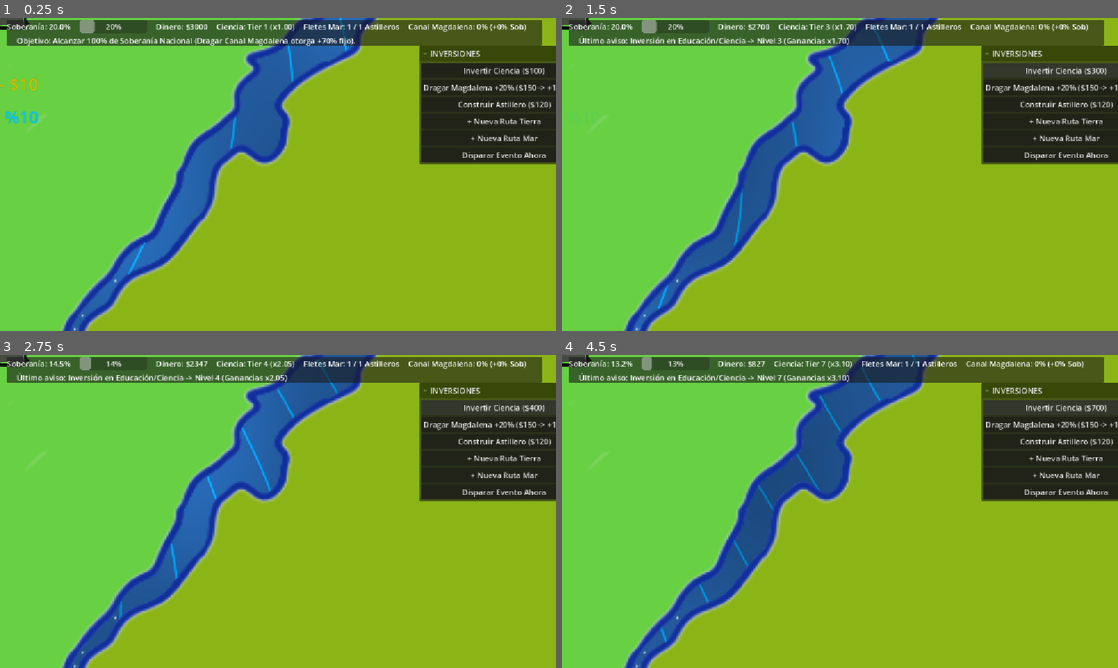
Above: before the commit, frames 1-4 (two rows, left to right).
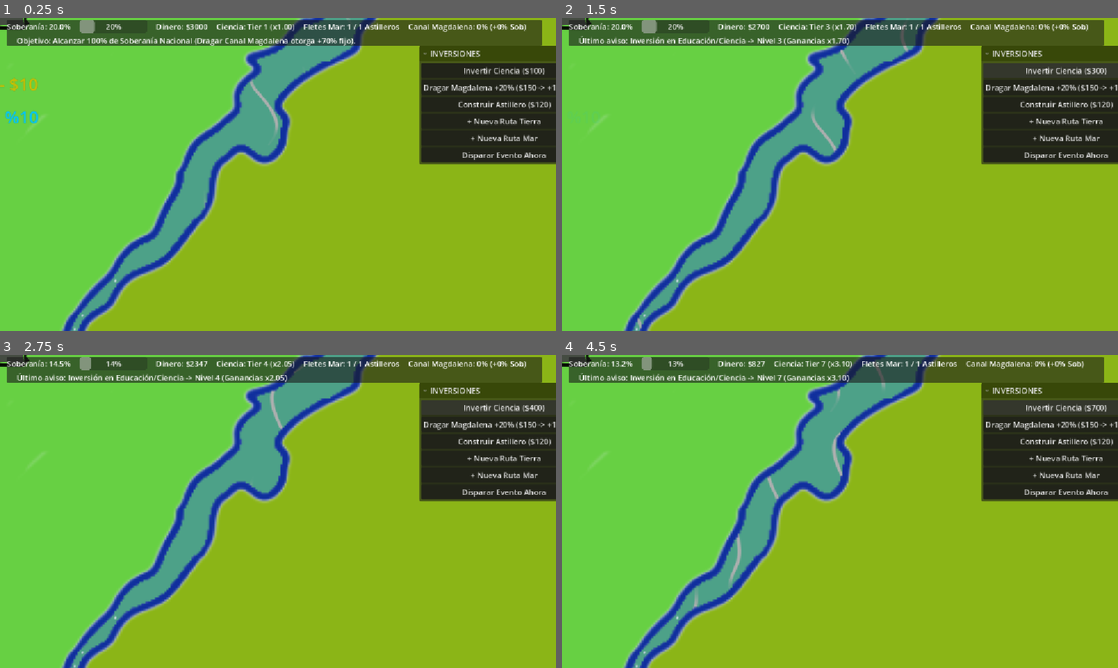
Above: after the commit, the same moments.

Repository: Jipilucas/Parana_jam_ctapo
Game: Godot game, scene res://Gestores/TestScene2.tscn
The game is run twice, just before and just after one commit, with the same random seed, the same clock (stepped at 60 frames per second) and the same inputs.
Inputs:
- Up to frame 1 (0.25 s): no input
- Up to frame 2 (1.5 s): click "Invertir Ciencia ($100)" at 0.5 s; click "Invertir Ciencia ($200)" at 1.25 s
- Up to frame 3 (2.75 s): click "Invertir Ciencia ($300)" at 2 s
- Up to frame 4 (4.5 s): click "Invertir Ciencia ($400)" at 2.75 s; click "Invertir Ciencia ($500)" at 3.5 s; click "Invertir Ciencia ($600)" at 4.25 s

The runs differ from the first frame. In frame 1, 5.9% of the frame differs, in the area x 12-66%, y 0-100%; in frame 2, 6.5%; in frame 3, 6.5%; in frame 4, 6.6%.

Commit message:
rio

Diff:
--- /dev/null
+++ b/parana-da-soberano/Assets/Shaders/rio_textura_scroll.gdshader
@@ -0,0 +1,74 @@
+shader_type canvas_item;
+
+// Shader 2D para textura con:
+// - Scroll infinito hacia abajo
+// - Desvanecimiento suave en bordes superior (top) e inferior (bottom)
+// - Onda horizontal (derecha <-> izquierda) viajando hacia abajo
+// - Repeticion automatica segun tamanio fijo en pixeles al estirar (Scale o Size)
+// Compatible con GL Compatibility, Mobile y Forward+ (1 lectura de textura).
+
+group_uniforms Repeticion;
+// Tamanio en pixeles que ocupa cada repeticion de la textura al estirar el nodo.
+// Si estiras el Sprite2D (Scale) o TextureRect (Size), la textura se repite en vez de deformarse.
+uniform vec2 tile_size = vec2(256.0, 256.0);
+// Activalo para repetir automaticamente sin configurar Repeat en el nodo.
+// Desactivalo si usas mipmaps y ya tenes Texture -> Repeat = Enabled.
+uniform bool wrap_uv = true;
+group_uniforms;
+
+group_uniforms Scroll_y_Bordes;
+// Velocidad de bajada (en repeticiones por segundo)
+uniform float scroll_speed : hint_range(-10.0, 10.0, 0.05) = 0.5;
+// Porcentaje de desvanecimiento en el borde superior (0 = sin fade, 0.5 = mitad del alto)
+uniform float fade_top : hint_range(0.0, 0.5, 0.01) = 0.15;
+// Porcentaje de desvanecimiento en el borde inferior
+uniform float fade_bottom : hint_range(0.0, 0.5, 0.01) = 0.15;
+group_uniforms;
+
+group_uniforms Onda_Horizontal;
+// Cuanto se mueve la textura de derecha a izquierda (en fraccion del tile)
+uniform float wave_amplitude : hint_range(0.0, 0.5, 0.005) = 0.08;
+// Cantidad de ciclos de onda por cada repeticion vertical
+uniform float wave_frequency : hint_range(0.0, 10.0, 0.1) = 1.0;
+// Velocidad a la que baja la onda lateral
+uniform float wave_speed : hint_range(-20.0, 20.0, 0.1) = 3.0;
+group_uniforms;
+
+varying vec2 v_scaled_pos;
+varying vec4 v_modulate;
+
+void vertex() {
+	v_modulate = COLOR;
+	// Escala real del nodo (funciona aunque este rotado o escalado no uniformemente)
+	vec2 node_scale = vec2(length(MODEL_MATRIX[0].xy), length(MODEL_MATRIX[1].xy));
+	v_scaled_pos = VERTEX * node_scale;
+}
+
+void fragment() {
+	// 1. Convertir posicion en pixeles a UV repetibles segun tile_size
+	vec2 uv_base = v_scaled_pos / max(tile_size, vec2(1.0));
+
+	// 2. Onda que modula de derecha a izquierda mientras viaja hacia abajo
+	float fase_onda = uv_base.y * wave_frequency * 6.2831853 - TIME * wave_speed;
+	float onda_x = sin(fase_onda) * wave_amplitude;
+
+	// 3. Aplicar onda lateral (X) y scroll infinito hacia abajo (-TIME * scroll_speed en Y)
+	vec2 uv_final = vec2(
+		uv_base.x + onda_x,
+		uv_base.y - TIME * scroll_speed
+	);
+
+	if (wrap_uv) {
+		uv_final = fract(uv_final);
+	}
+
+	// 4. Leer textura 2D
+	vec4 tex = texture(TEXTURE, uv_final);
+
+	// 5. Desvanecer en bordes top (UV.y = 0) y bottom (UV.y = 1)
+	float alpha_top = fade_top > 0.0001 ? smoothstep(0.0, fade_top, UV.y) : 1.0;
+	float alpha_bottom = fade_bottom > 0.0001 ? smoothstep(0.0, fade_bottom, 1.0 - UV.y) : 1.0;
+	float fade = alpha_top * alpha_bottom;
+
+	COLOR = vec4(tex.rgb, tex.a * fade) * v_modulate;
+}
--- a/parana-da-soberano/Gestores/TestScene2.tscn
+++ b/parana-da-soberano/Gestores/TestScene2.tscn
@@ -1,5 +1,7 @@
 [gd_scene format=3 uid="uid://dnvqirv01aapp"]
 
+[ext_resource type="Texture2D" uid="uid://ccre4rj6bqikf" path="res://Assets/Images/olas.png" id="1_ajgmc"]
+[ext_resource type="Shader" uid="uid://13cp6tfcktio" path="res://Assets/Shaders/rio_textura_scroll.gdshader" id="1_ik08m"]
 [ext_resource type="Texture2D" uid="uid://b7adhgen3odes" path="res://Assets/Images/mapa_c_agua.png" id="2_4n6vb"]
 [ext_resource type="Script" uid="uid://dawjvxehyvtl1" path="res://Gestores/Comercio/config_logistica.gd" id="2_ik08m"]
 [ext_resource type="Shader" uid="uid://dc1vdpgpsqli4" path="res://Assets/Shaders/rio_simple_v3.gdshader" id="3_4n6vb"]
@@ -14,6 +16,17 @@
 [ext_resource type="Script" uid="uid://vnivcbjgirr0" path="res://Gestores/Transportes/gestor_rutas.gd" id="13_8jnw6"]
 [ext_resource type="Script" uid="uid://lcofxuy56h4l" path="res://Gestores/Eventos/gestor_eventos.gd" id="14_py8nj"]
 [ext_resource type="PackedScene" uid="uid://bk57sjve4q578" path="res://Gestores/UI/hud_principal.tscn" id="15_w2vpa"]
+
+[sub_resource type="ShaderMaterial" id="ShaderMaterial_dbfhj"]
+shader = ExtResource("1_ik08m")
+shader_parameter/tile_size = Vector2(600, 400)
+shader_parameter/wrap_uv = true
+shader_parameter/scroll_speed = 0.15000015124718047
+shader_parameter/fade_top = 0.0
+shader_parameter/fade_bottom = 0.0
+shader_parameter/wave_amplitude = 0.0
+shader_parameter/wave_frequency = 4.5000000670554
+shader_parameter/wave_speed = 6.800000399352161
 
 [sub_resource type="ShaderMaterial" id="ShaderMaterial_bsbiv"]
 shader = ExtResource("3_4n6vb")
@@ -148,7 +161,25 @@
 
 [node name="Mapa" type="Node2D" parent="." unique_id=1769207250]
 
+[node name="ColorRect2" type="ColorRect" parent="Mapa" unique_id=497619844]
+offset_left = -4315.0
+offset_top = -6743.0
+offset_right = 2561.0
+offset_bottom = 5940.0
+color = Color(0.3019608, 0.6313726, 0.53333336, 1)
+metadata/_edit_lock_ = true
+
+[node name="TextureRect" type="TextureRect" parent="Mapa" unique_id=2000210974]
+modulate = Color(1, 1, 1, 0.9647059)
+material = SubResource("ShaderMaterial_dbfhj")
+offset_left = -4315.0
+offset_top = -6743.0
+offset_right = 2561.0
+offset_bottom = 5914.0
+texture = ExtResource("1_ajgmc")
+
 [node name="ColorRect" type="ColorRect" parent="Mapa" unique_id=488955323]
+visible = false
 material = SubResource("ShaderMaterial_bsbiv")
 offset_left = -4315.0
 offset_top = -6743.0
Binary file added: parana-da-soberano/Assets/Images/olas.png
Not shown, added: parana-da-soberano/Assets/Images/olas.png.import
Not shown, added: parana-da-soberano/Assets/Shaders/rio_textura_scroll.gdshader.uid
